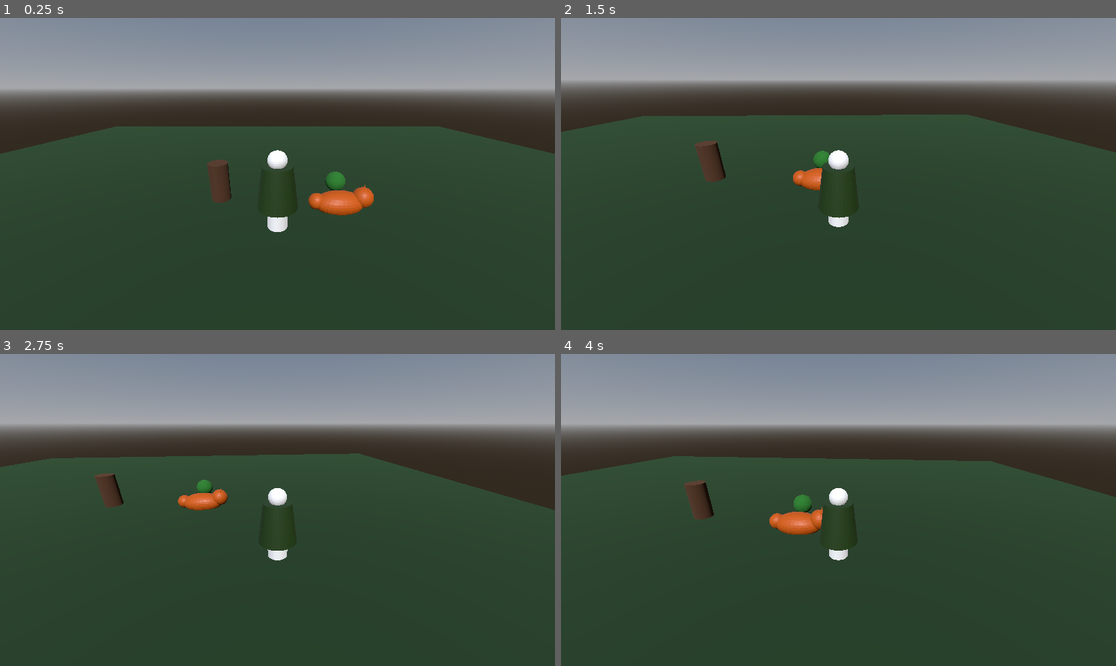
Above: before the commit, frames 1-4 (two rows, left to right).
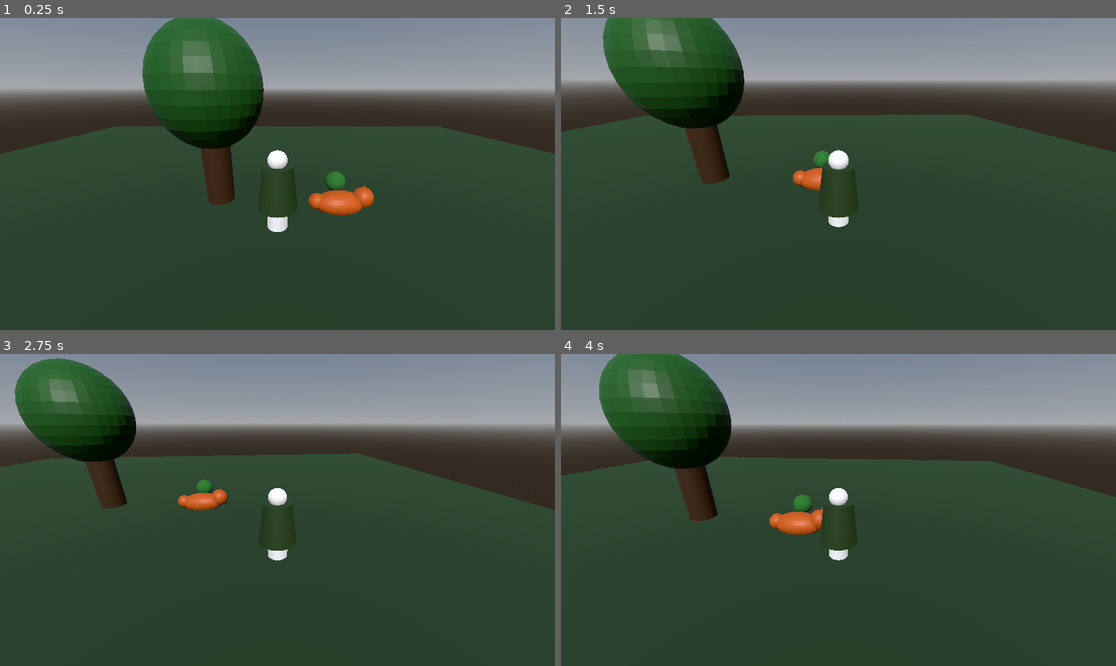
Above: after the commit, the same moments.

Repository: PaOwiad/SilentFlora
Game: Godot game, scene res://flüsterhain_scene.tscn
The game is run twice, just before and just after one commit, with the same random seed, the same clock (stepped at 60 frames per second) and the same inputs.
Inputs:
- Up to frame 1 (0.25 s): no input
- Up to frame 2 (1.5 s): tap Enter (ui_accept) at 0.5, 0.77 s; hold Right (ui_right) 0.53-1.28 s; hold Down (ui_down) from 1.28 s (still down)
- Up to frame 3 (2.75 s): tap Enter (ui_accept) at 1.52 s; release Down (ui_down) at 2.03 s; hold Right (ui_right) from 2.03 s (still down)
- Up to frame 4 (4 s): release Right (ui_right) at 2.78 s; hold Up (ui_up) 2.78-3.53 s; tap Enter (ui_accept) at 3.02, 3.77 s; hold Left (ui_left) from 3.53 s (still down)

The runs differ from the first frame. In frame 1, 7.7% of the frame differs, in the area x 25-48%, y 0-60%; in frame 2, 7.7%, in the area x 7-34%, y 0-54%; in frame 3, 5.8%; in frame 4, 7.3%.

Commit message:
Echter Baum aus Blender

Diff:
--- a/flüsterhain_scene.tscn
+++ b/flüsterhain_scene.tscn
@@ -5,6 +5,7 @@
 [ext_resource type="PackedScene" uid="uid://bl57or6taaobg" path="res://player_figure.glb" id="2_xvbrs"]
 [ext_resource type="Script" uid="uid://rlisg4twlwnn" path="res://tree.gd" id="3_cw7a8"]
 [ext_resource type="Script" uid="uid://dbd78lby23qlu" path="res://decision.gd" id="4_qpfqq"]
+[ext_resource type="PackedScene" uid="uid://blhwg3mf3u1pt" path="res://tree_figure.glb" id="5_xhg2f"]
 [ext_resource type="Script" uid="uid://4vwtrw02wfsm" path="res://fox.gd" id="5_xx6p7"]
 [ext_resource type="AudioStream" uid="uid://ipuis3ss7y7p" path="res://170515__rolandasb__forest_ambient_01_loop.wav" id="6_xvbrs"]
 [ext_resource type="PackedScene" uid="uid://bov63llvp5au1" path="res://fio_figure.glb" id="7_st2r7"]
@@ -28,12 +29,6 @@
 
 [sub_resource type="SphereShape3D" id="SphereShape3D_ddv0k"]
 radius = 2.0
-
-[sub_resource type="StandardMaterial3D" id="StandardMaterial3D_n7s7b"]
-albedo_color = Color(0.3137255, 0.19607843, 0.11764706, 1)
-
-[sub_resource type="CylinderMesh" id="CylinderMesh_ddv0k"]
-material = SubResource("StandardMaterial3D_n7s7b")
 
 [sub_resource type="SphereShape3D" id="SphereShape3D_xx6p7"]
 
@@ -81,17 +76,16 @@
 shape = SubResource("SphereShape3D_ddv0k")
 
 [node name="Tree" type="Node3D" parent="." unique_id=1257224123]
-transform = Transform3D(1, 0, 0, 0, 1, 0, 0, 0, 1, -3, 1, -3)
+transform = Transform3D(2, 0, 0, 0, 2, 0, 0, 0, 2, -3, 1, -3)
 script = ExtResource("3_cw7a8")
-
-[node name="MeshInstance3D" type="MeshInstance3D" parent="Tree" unique_id=127566267]
-mesh = SubResource("CylinderMesh_ddv0k")
 
 [node name="InteractZone" type="Area3D" parent="Tree" unique_id=514111591]
 
 [node name="CollisionShape3D" type="CollisionShape3D" parent="Tree/InteractZone" unique_id=971475652]
 transform = Transform3D(1, 0, 0, 0, 0.99939084, -0.034899496, 0, 0.034899496, 0.99939084, 0, 0, 0)
 shape = SubResource("SphereShape3D_xx6p7")
+
+[node name="tree_figure" parent="Tree" unique_id=1384435591 instance=ExtResource("5_xhg2f")]
 
 [node name="WaterDecisionZone" type="Node3D" parent="." unique_id=941940346]
 transform = Transform3D(1, 0, 0, 0, 1, 0, 0, 0, 1, 0, 0, -6)
Binary file added: tree_figure.glb
Not shown, added: tree_figure.glb.import
